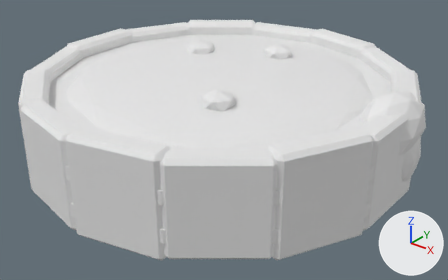
What one commit did to the FBX model shared/modeling-kit/out/phoenix_pad_goo.fbx.
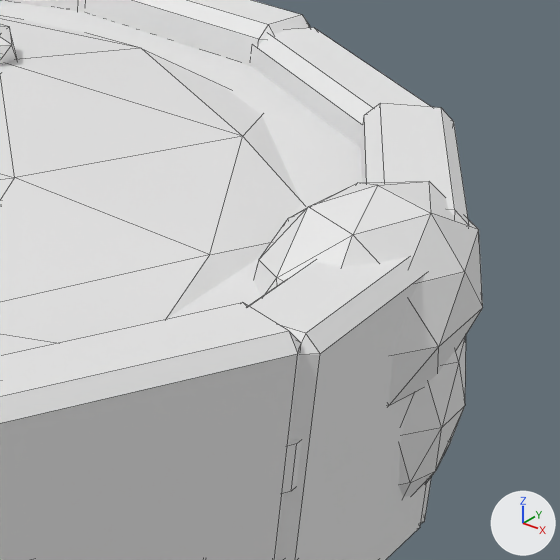
Each version appears first whole from a 50 mm lens placed at (7.38, -9.2, 6.05), pointed at (0.2, -0.22, 0.49), and next in a close-up on the part from 64% to 100% of the width and 14% to 72% of the height. Lighting does not change. The marker at lower right points along +X, +Y and +Z. The first two pictures are the older version. The close-ups show mesh edges as thin lines.

In view in the first close-up: 'phoenix_pad_goo'.
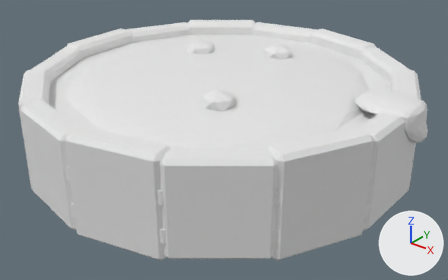
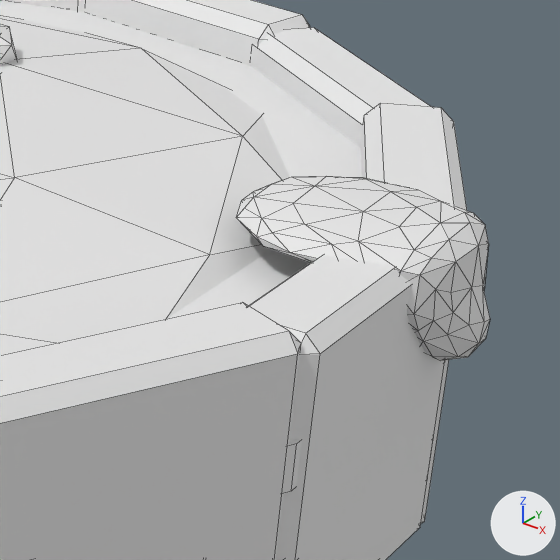
The newer file is also turned or shifted as a whole; pictures and numbers use the older file's frame.

What differs and where, as boxes [x1, y1, x2, y2] in the close-ups (560 x 560 px):
'phoenix_pad_goo', reshaped: before [0, 0, 483, 560]; after [0, 0, 490, 560]
part 1 of me_phoenix_pad_goo, rebuilt: before [254, 181, 483, 405]; after [236, 176, 490, 360]
part 2 of me_phoenix_pad_goo, deleted: before [398, 336, 466, 497]

The change, as a list of edits to the scene's bpy script:
```text
Change me_phoenix_pad_goo:
    used by ob_phoenix_pad_goo; location = (0.0, 0.0, 0.0)
    remove me_phoenix_pad_goo.from_pydata(...)  # 582 vertices, 712 faces; spans x -3.92..3.92, y -3.93..3.93, z 0.0..2.09
    add me_phoenix_pad_goo.from_pydata(...)  # 618 vertices, 788 faces; spans x -3.92..4.0, y -3.93..3.93, z 0.0..2.09
    me_phoenix_pad_goo part 1: the loose piece of 42 vertices spanning x 2.85..3.92, y -0.3..1.53, z 0.78..2.06 is rebuilt with 120 vertices and now spans x 2.68..4.0, y 0.05..1.15, z 1.19..1.96
    me_phoenix_pad_goo part 2: the loose piece of 42 vertices spanning x 3.25..3.91, y 0.21..1.21, z 0.2..1.54 is deleted
```
